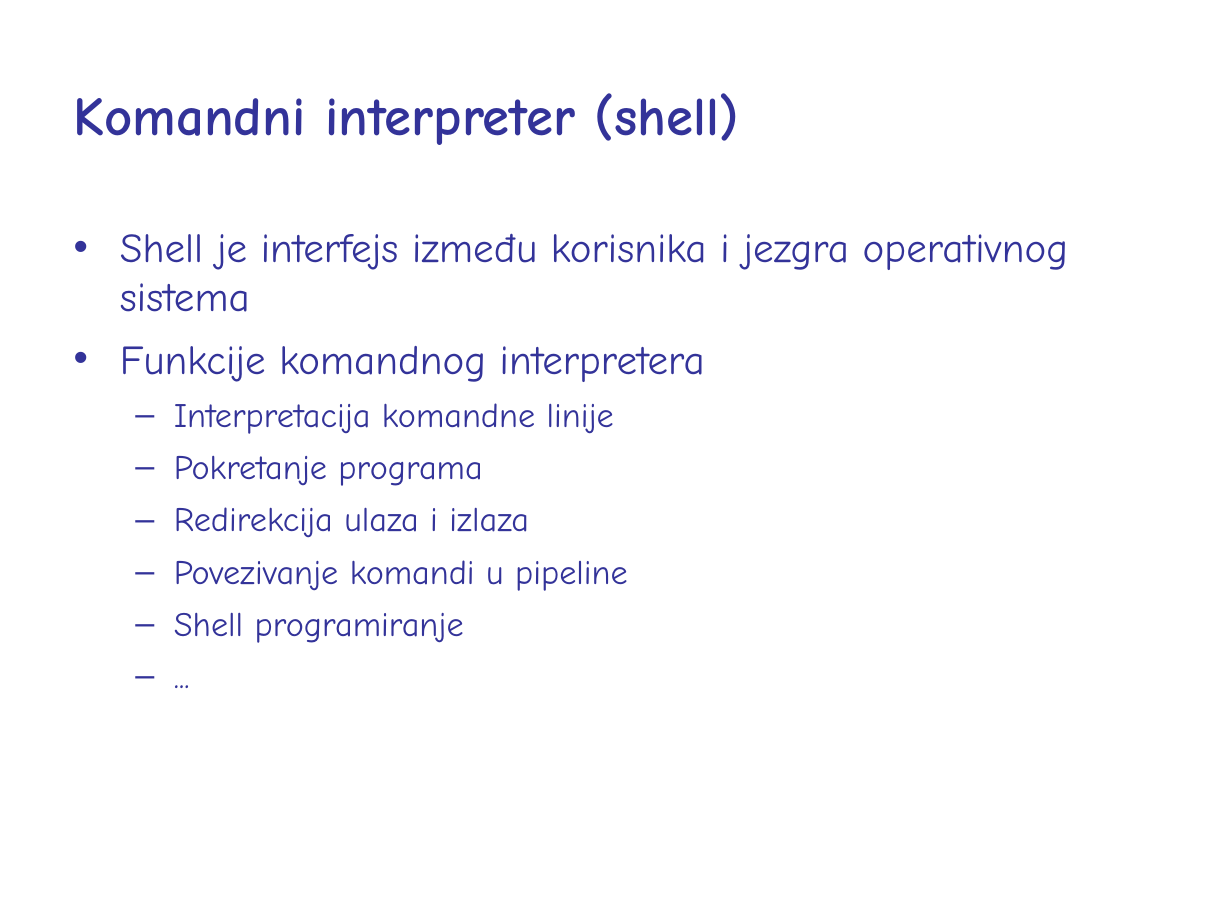
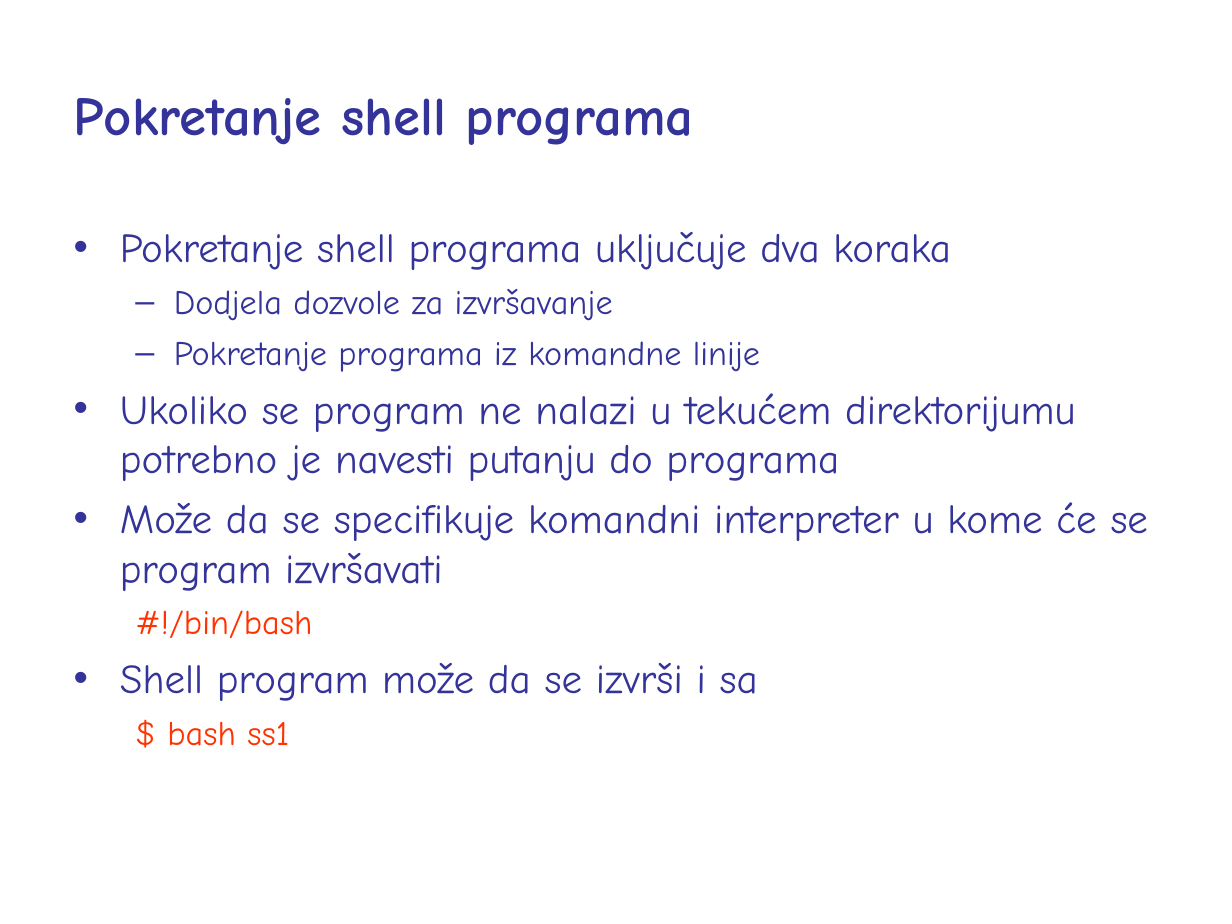
Before and after one commit to nnMan1/operativni_sistemi_2024, a slide deck: slide 5 of Materijali/shell/shell_prezentacije/5.ppt (slide 2 before the commit). Drawn at 1232x924 pixels with LibreOffice and Linux fonts; fonts in the diff are those of the drawing. Boxes give left, top, right and bottom in pixels: in the first picture for what was removed or moved away, otherwise in the second. Text is boxed around its words. In the diff, an @@ line names an element or a change of style, - is before the commit and + after.

```diff
--- a/Materijali/shell/shell_prezentacije/5.ppt
+++ b/Materijali/shell/shell_prezentacije/5.ppt
@@ text at box(74, 98, 694, 145): text changed @@
-Komandni interpreter (shell)
+Pokretanje shell programa
@@ text at box(120, 232, 1149, 746): text changed; size 20 to 24 pt @@
-• Shell je interfejs između korisnika i jezgra operativnog sistema
-• Funkcije komandnog interpretera
-  – Interpretacija komandne linije
-  – Pokretanje programa
-  – Redirekcija ulaza i izlaza
-  – Povezivanje komandi u pipeline
-  – Shell programiranje
-  – ...
+• Pokretanje shell programa uključuje dva koraka
+  – Dodjela dozvole za izvršavanje
+  – Pokretanje programa iz komandne linije
+• Ukoliko se program ne nalazi u tekućem direktorijumu potrebno je navesti putanju do programa
+• Može da se specifikuje komandni interpreter u kome će se program izvršavati
+  #!/bin/bash
+• Shell program može da se izvrši i sa
+  $ bash ss1
```
Also in this commit, not shown: 36 slides added, 50 slides removed, 4 other files.
